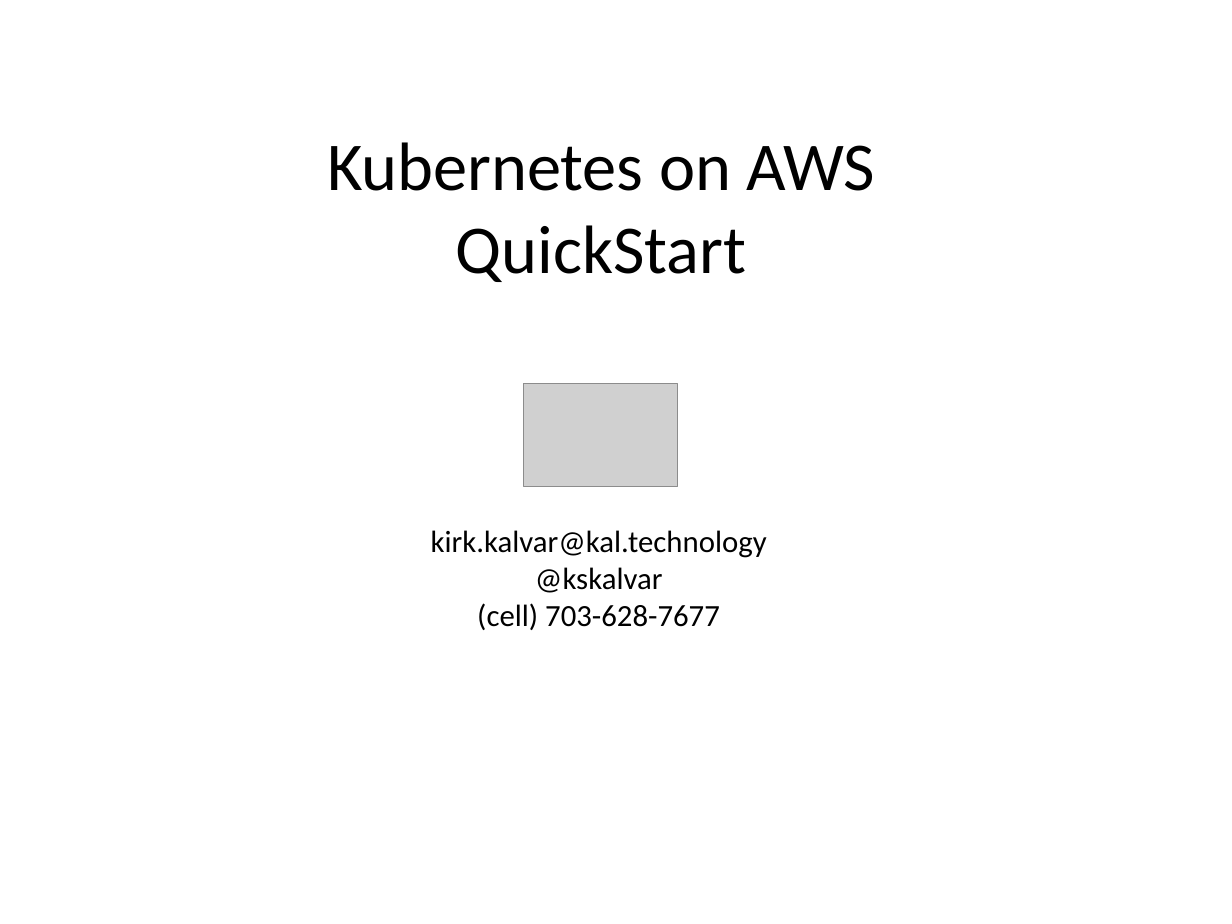
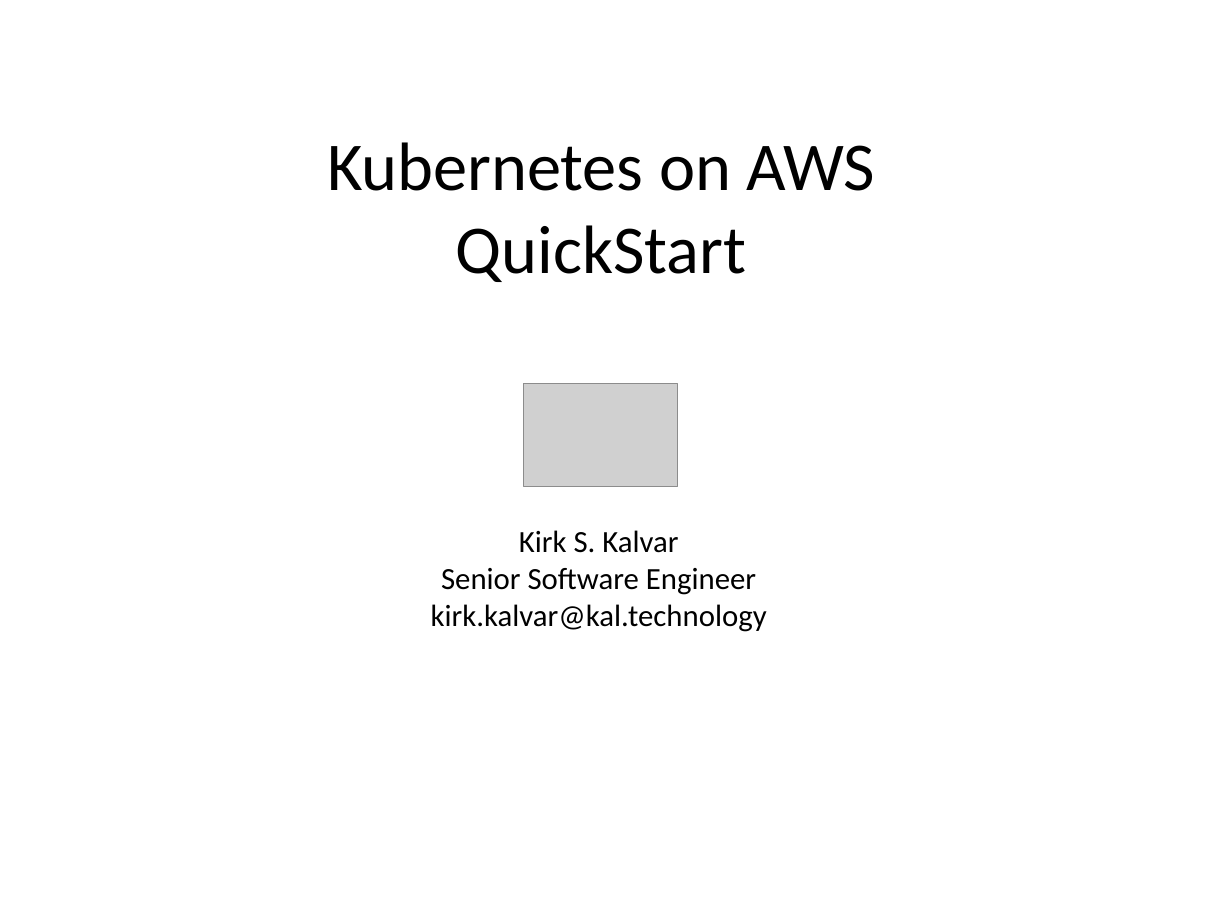
Before and after one commit to kskalvar/kubernetes-aws, a slide deck: slide 1 of docs/Kubernetes-on-AWS-QuickStart.pptx. Drawn at 1232x924 pixels with LibreOffice and Linux fonts; fonts in the diff are those of the drawing; grey boxes stand for pictures. Boxes give left, top, right and bottom in pixels: in the first picture for what was removed or moved away, otherwise in the second. Text is boxed around its words. In the diff, an @@ line names an element or a change of style, - is before the commit and + after.

```diff
--- a/docs/Kubernetes-on-AWS-QuickStart.pptx
+++ b/docs/Kubernetes-on-AWS-QuickStart.pptx
@@ text at [441,530,756,595]: paragraphs added @@
+Kirk S. Kalvar
+Senior Software Engineer
@@ text at [477,567,720,630]: paragraphs removed @@
-@kskalvar
-(cell) 703-628-7677
```
Also in this commit, not shown: 1 other slide changed, 1 slide removed, 5 other files.
